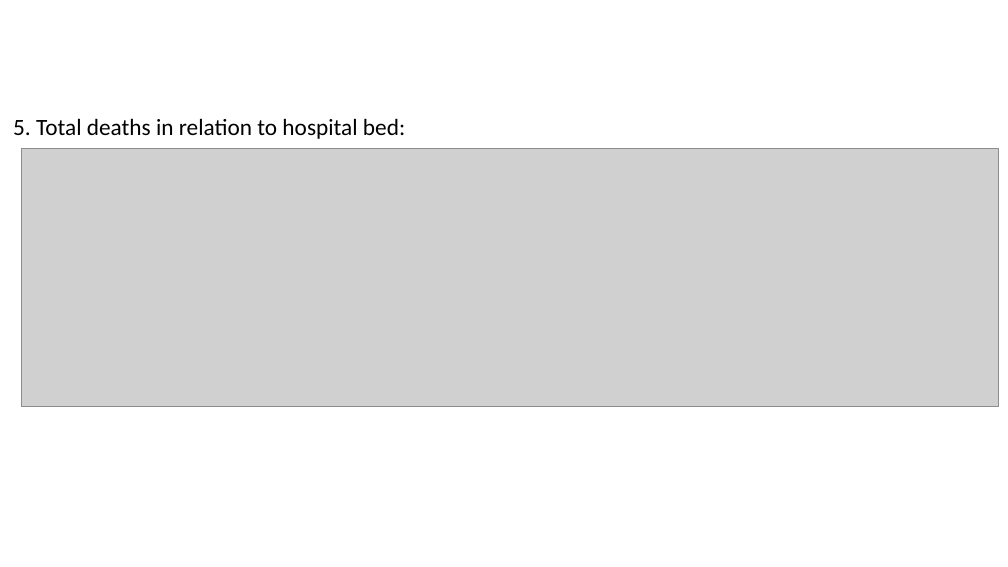
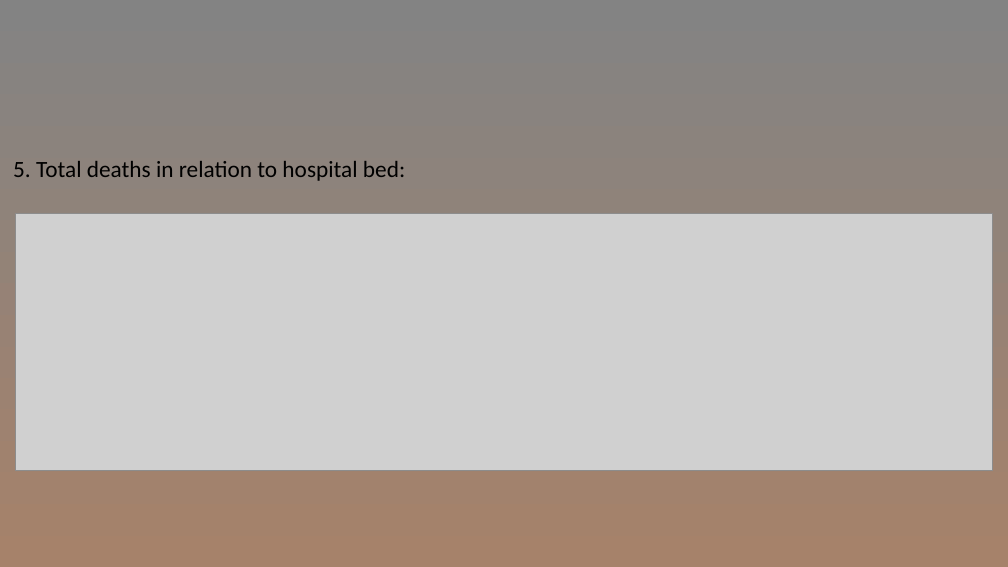
Before and after one commit to ProgrammingWithCybineer/Project_2, a slide deck: slide 8 of Project2T6.pptx (slide 6 before the commit). Drawn at 1008x567 pixels with LibreOffice and Linux fonts; fonts in the diff are those of the drawing; grey boxes stand for pictures. Boxes give left, top, right and bottom in pixels: in the first picture for what was removed or moved away, otherwise in the second. Text is boxed around its words. In the diff, an @@ line names an element or a change of style, - is before the commit and + after.

```diff
--- a/Project2T6.pptx
+++ b/Project2T6.pptx
@@ background #FFFFFF to gradient #A6826A to #838383 @@
@@ subtitle "5. Total deaths in relation ...": place and size @@
-subtitle "5. Total deaths in relation ..." at (13, 118, 405, 139)
+subtitle "5. Total deaths in relation ..." at (13, 161, 405, 181)
@@ picture: place and size @@
-picture at (21, 149, 998, 406)
+picture at (16, 213, 993, 470)
```
Also in this commit, not shown: 9 other slides changed, 1 slide added.
